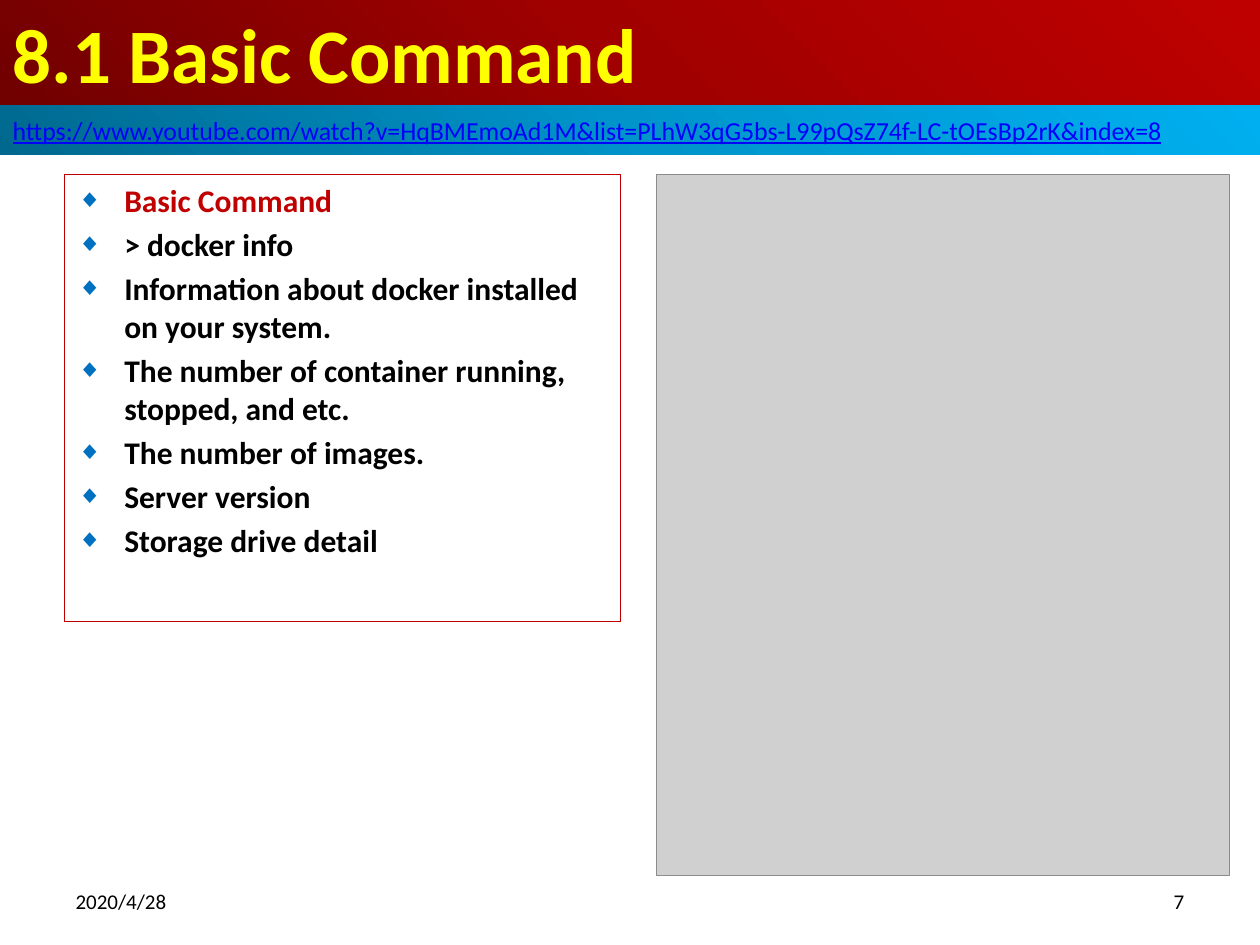
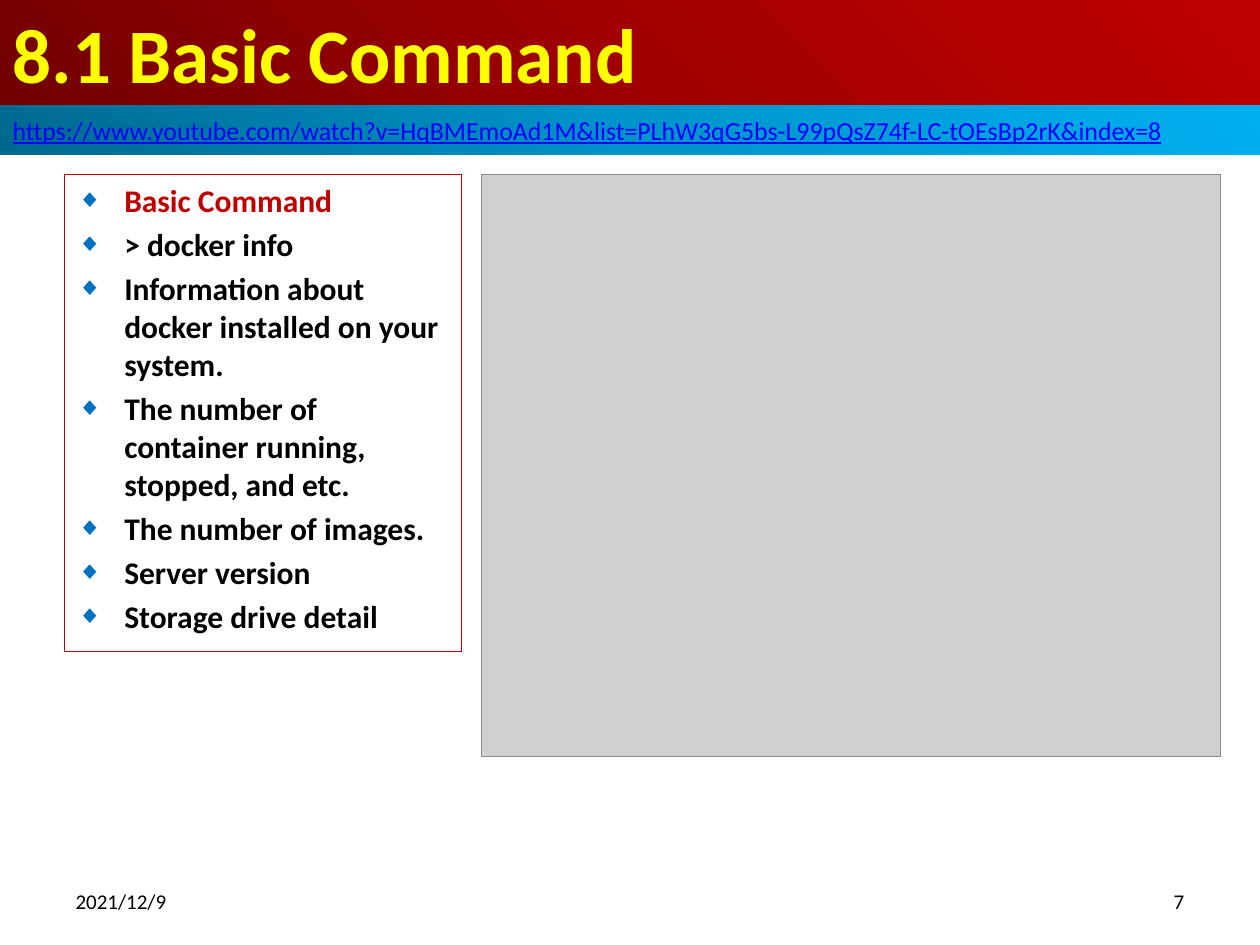
Before and after one commit to peterhchen/800-Docker, a slide deck: slide 7 of 08_BasicCommand.pptx. Drawn at 1260x945 pixels with LibreOffice and Linux fonts; fonts in the diff are those of the drawing; grey boxes stand for pictures. Boxes give left, top, right and bottom in pixels: in the first picture for what was removed or moved away, otherwise in the second. Text is boxed around its words. In the diff, an @@ line names an element or a change of style, - is before the commit and + after.

```diff
--- a/08_BasicCommand.pptx
+++ b/08_BasicCommand.pptx
@@ subtitle "Basic Command": place and size @@
-subtitle "Basic Command" at [64, 175, 620, 621]
+subtitle "Basic Command" at [64, 175, 461, 651]
@@ picture: place and size @@
-picture at [656, 175, 1230, 876]
+picture at [481, 175, 1221, 757]
@@ text at [76, 894, 167, 910]: text changed @@
-2020/4/28
+2021/12/9
```
Also in this commit, not shown: 21 other slides changed, 4 slides added.
